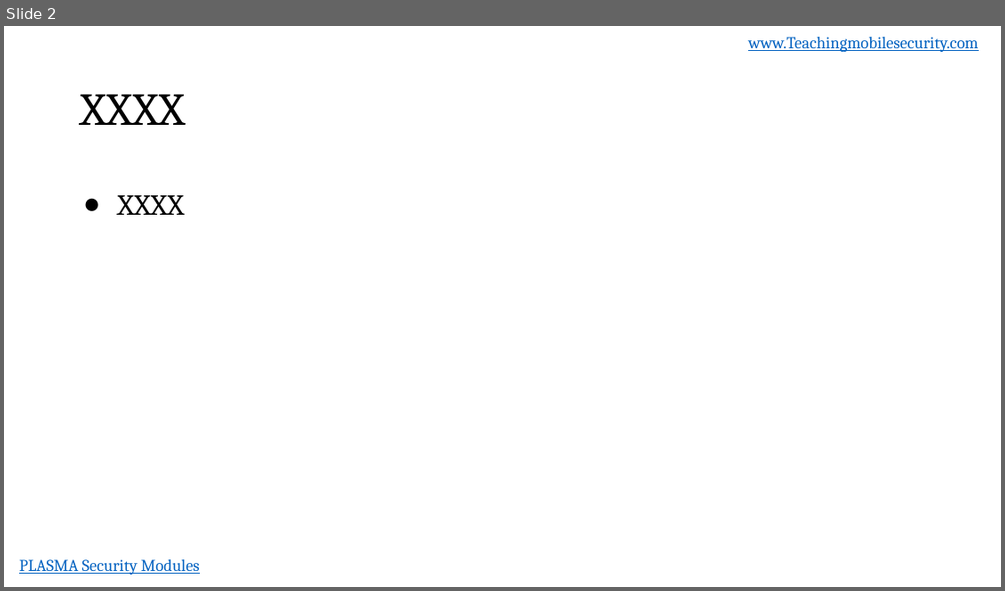
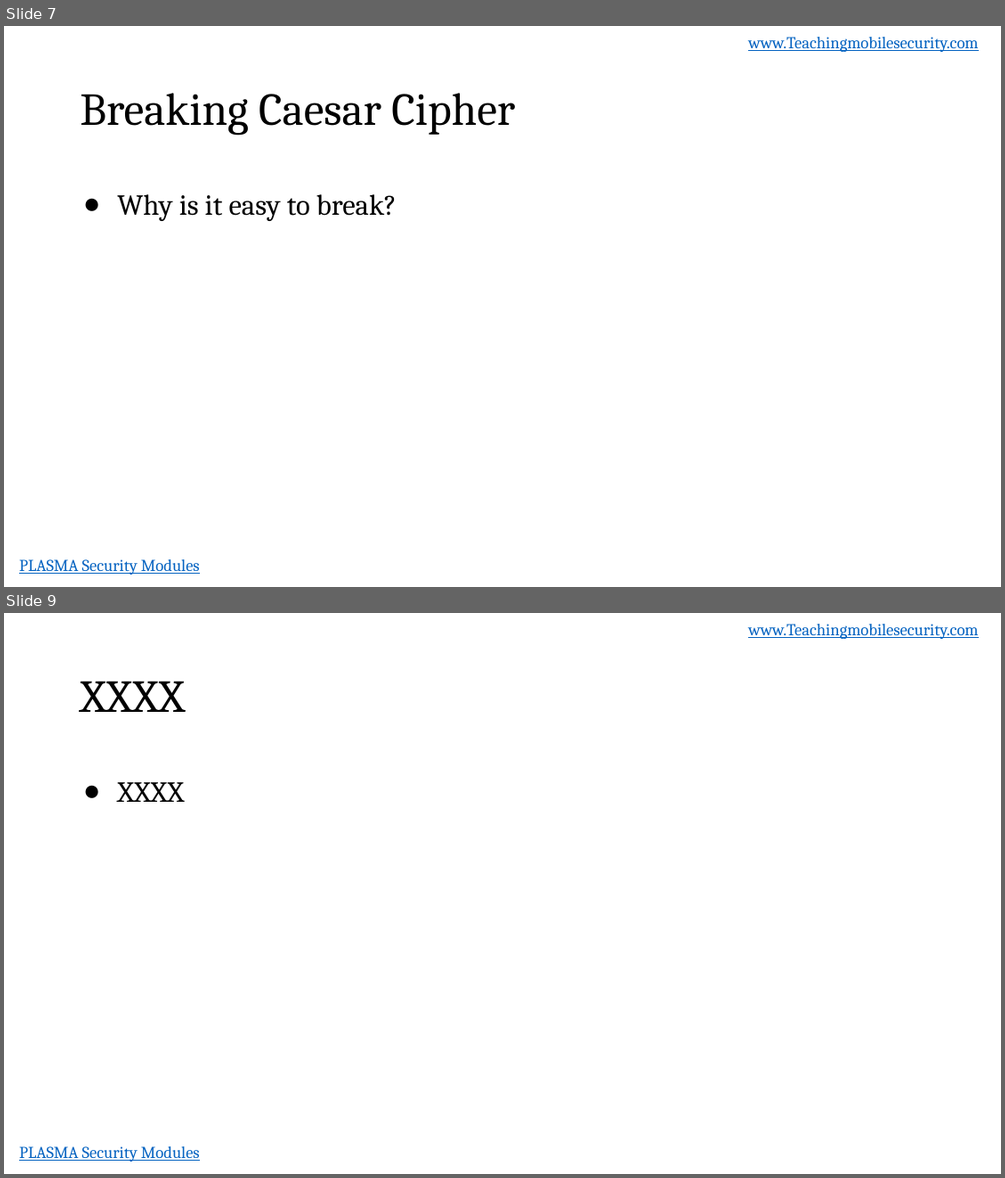
Before and after one commit to dan7800/VulnerableAndroidAppOracle, a slide deck: Vulnerabilities/ProperEncyption/ProperEncryption.pptx. Shown one above the other, each under a label of ours: slide 2 before the commit, slides 7 and 9 after it; the slides between them are not shown. The pictures are 1005x591 and 1005x1178 pixels, drawn with LibreOffice and Linux fonts; fonts in the diff are those of the drawing; background and template pictures are left out. Boxes give left, top, right and bottom in pixels: in the first picture for what was removed or moved away, otherwise in the second. Text is boxed around its words. In the diff, an @@ line names an element or a change of style, - is before the commit and + after.

```diff
--- a/Vulnerabilities/ProperEncyption/ProperEncryption.pptx
+++ b/Vulnerabilities/ProperEncyption/ProperEncryption.pptx
@@ slide 7 added at [4, 26, 1001, 587], background #FFFFFF; not listed: 2 template elements that a slide beside it also shows @@
@@ title added at [80, 93, 515, 135], 44 pt, text #000000 @@
+Breaking Caesar Cipher
@@ text added at [117, 194, 396, 221], 28 pt, text #000000 @@
+● Why is it easy to break?
@@ what was slide 2 is now slide 9 @@
```
Also in this commit, not shown: 1 slide changed, 17 other slides added.
